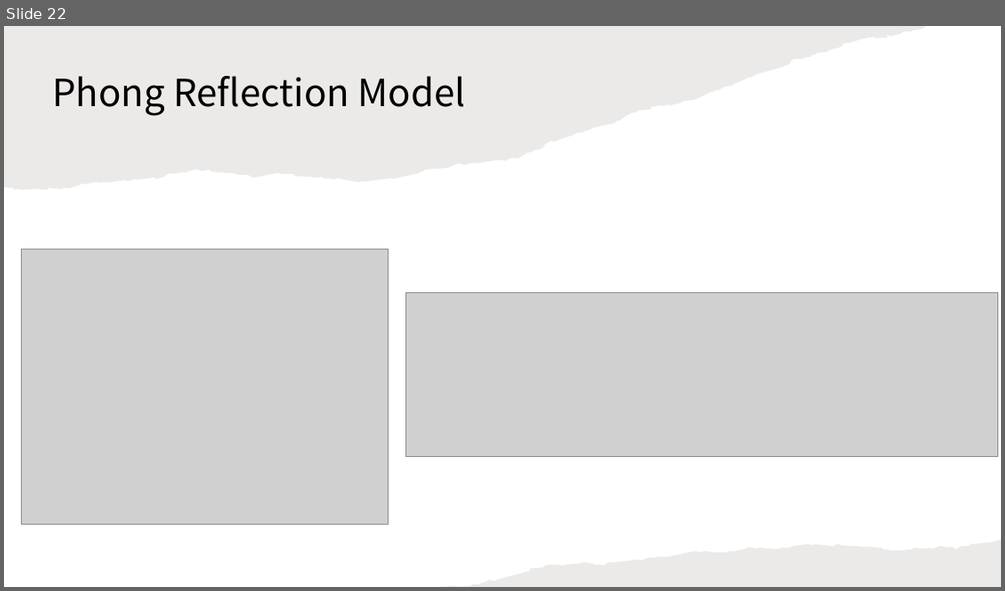
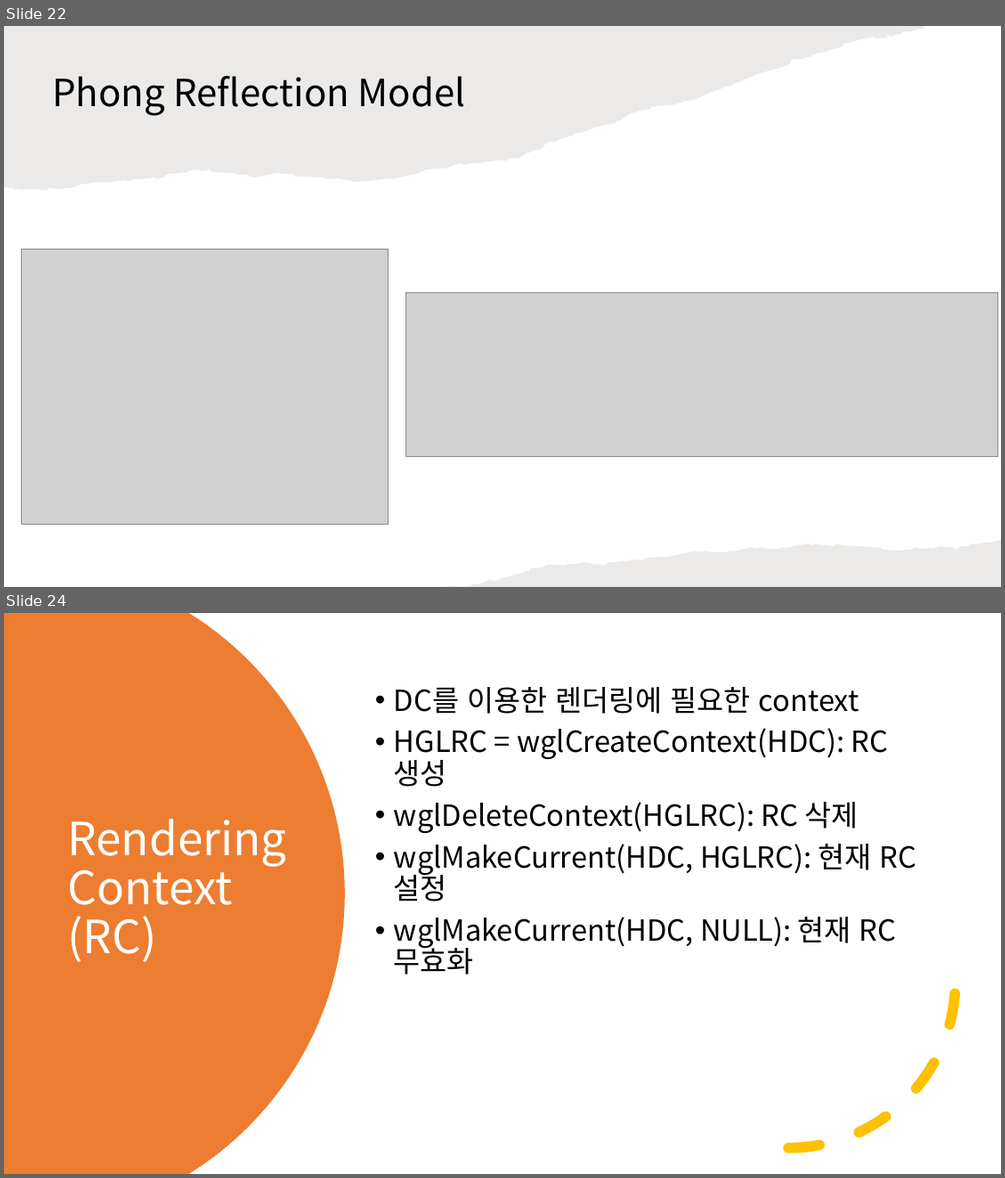
Before and after one commit to mokwongame/OpenGL_2025_2, a slide deck: Graphics 개념.pptx. Shown one above the other, each under a label of ours: slide 22 before the commit, slides 22 and 24 after it; the slides between them are not shown. The pictures are 1005x591 and 1005x1178 pixels, drawn with LibreOffice and Linux fonts; fonts in the diff are those of the drawing; grey boxes stand for pictures. Boxes give left, top, right and bottom in pixels: in the first picture for what was removed or moved away, otherwise in the second. Text is boxed around its words. In the diff, an @@ line names an element or a change of style, - is before the commit and + after.

```diff
--- a/Graphics 개념.pptx
+++ b/Graphics 개념.pptx
@@ slide 24 added at <box>4,613,1001,1174</box>, background #FFFFFF @@
@@ freeform shape added at <box>4,613,345,1174</box>, fill #ED7D31 @@
@@ text added at <box>394,687,917,974</box>, 28 pt, text #000000 @@
+• DC를 이용한 렌더링에 필요한 context
+• HGLRC = wglCreateContext(HDC): RC 생성
+• wglDeleteContext(HGLRC): RC 삭제
+• wglMakeCurrent(HDC, HGLRC): 현재 RC 설정
+• wglMakeCurrent(HDC, NULL): 현재 RC 무효화
@@ title added at <box>67,819,286,962</box>, 44 pt, text #FFFFFF @@
+Rendering Context (RC)
@@ arc (boxed as its full ellipse) added at <box>622,814,956,1149</box>, outline #FFC000 10 pt dashed @@
```
Also in this commit, not shown: 1 other slide added, 3 other files.
